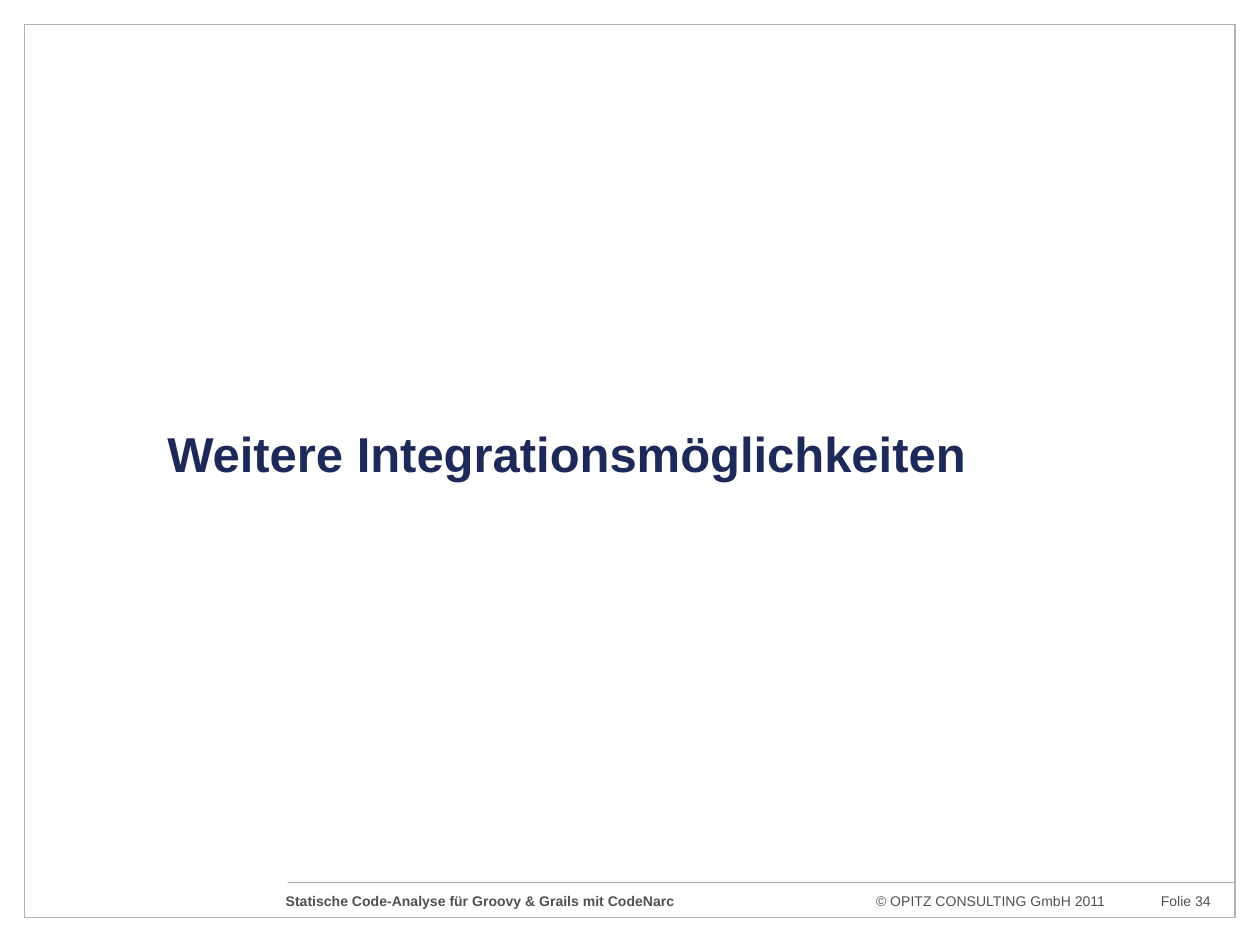
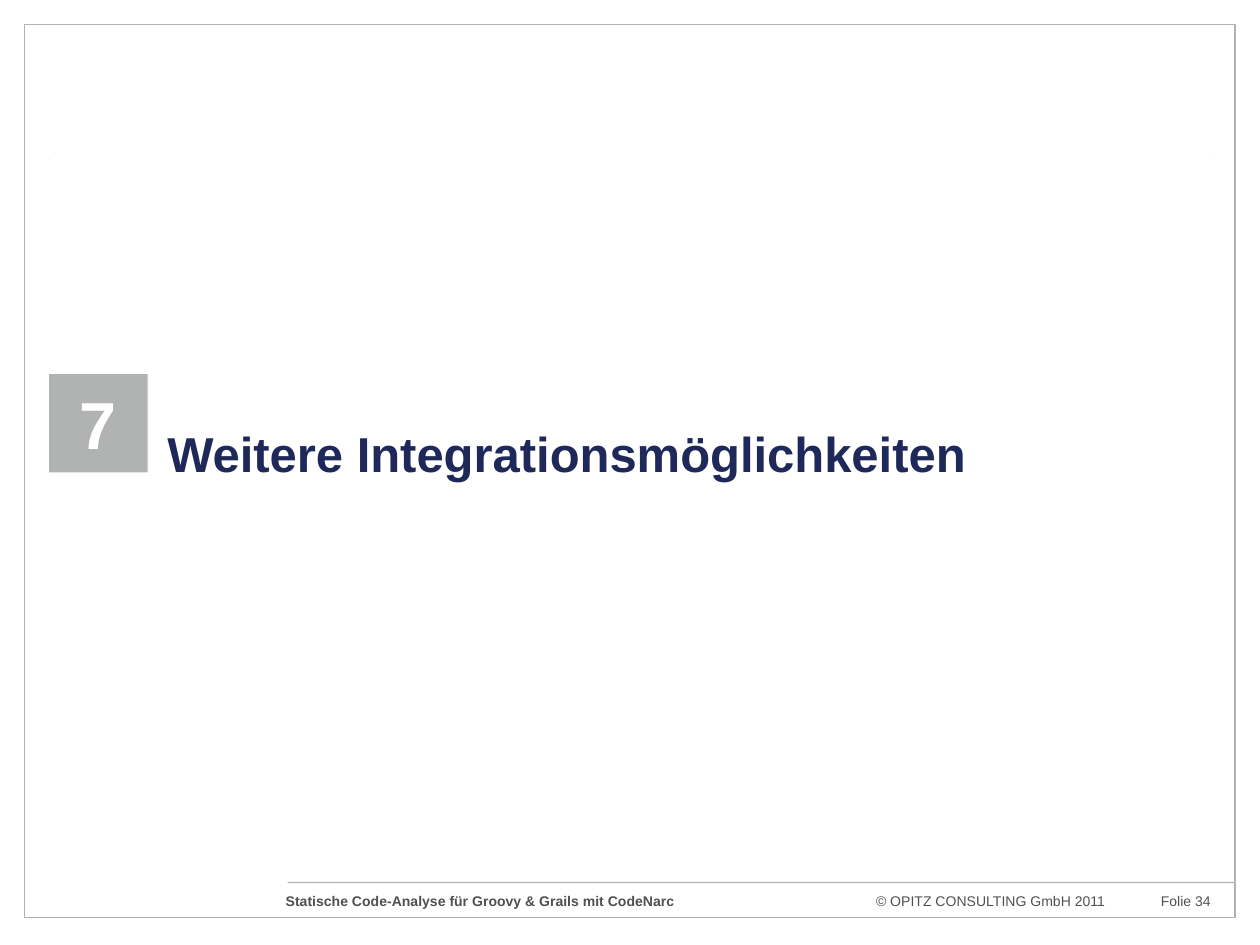
Before and after one commit to codescape/presentations, a slide deck: slide 34 of statische-code-analyse-mit-codenarc/codenarc-gearconf-2011.pptx. Drawn at 1260x945 pixels with LibreOffice and Linux fonts; fonts in the diff are those of the drawing; background and template pictures are left out. Boxes give left, top, right and bottom in pixels: in the first picture for what was removed or moved away, otherwise in the second. Text is boxed around its words. In the diff, an @@ line names an element or a change of style, - is before the commit and + after.

```diff
--- a/statische-code-analyse-mit-codenarc/codenarc-gearconf-2011.pptx
+++ b/statische-code-analyse-mit-codenarc/codenarc-gearconf-2011.pptx
@@ text added at (49, 374, 147, 472), fill #B0B3B2, 38 pt, text #FFFFFF, bold @@
+7
```
Also in this commit, not shown: 8 other slides changed, 2 other files.
